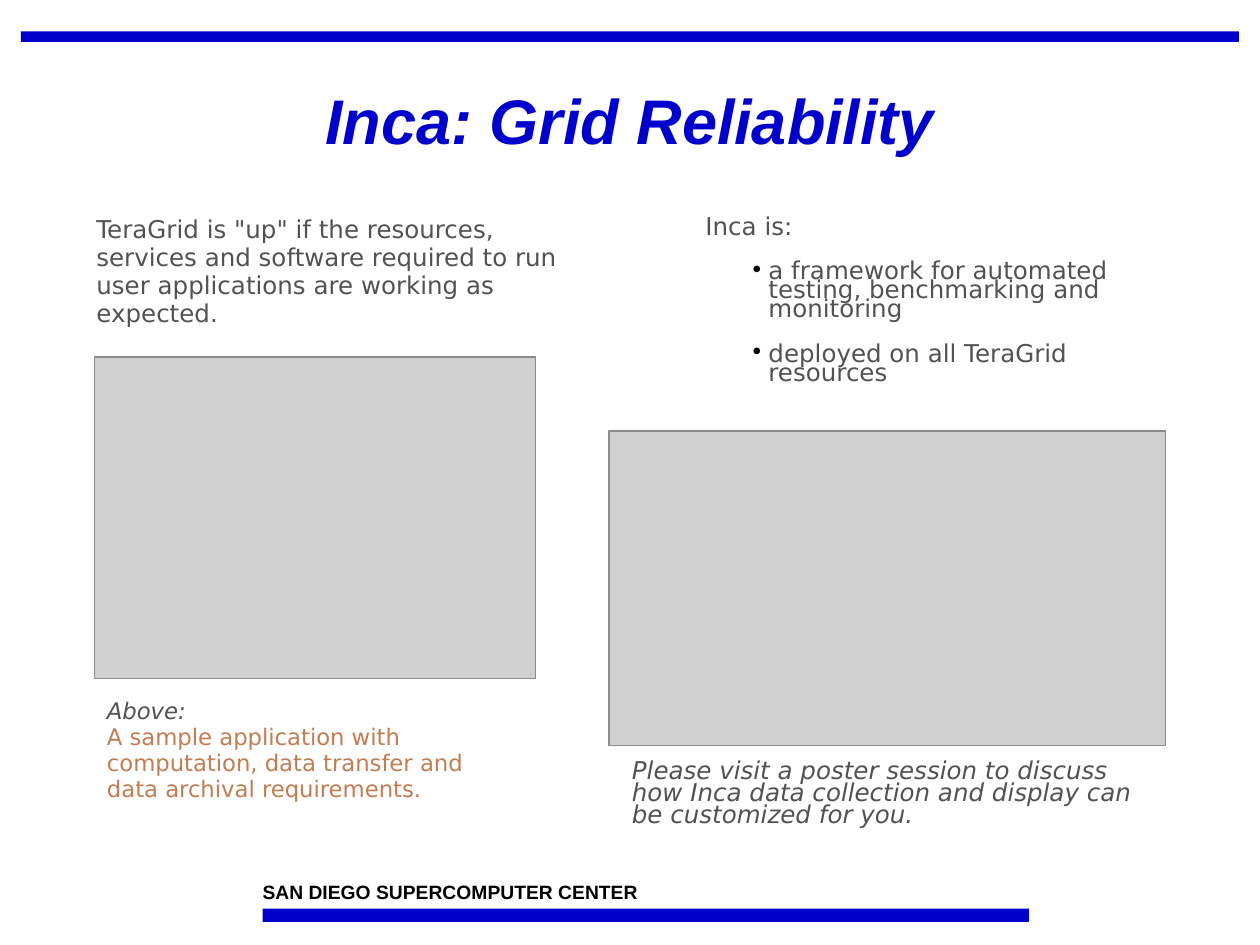
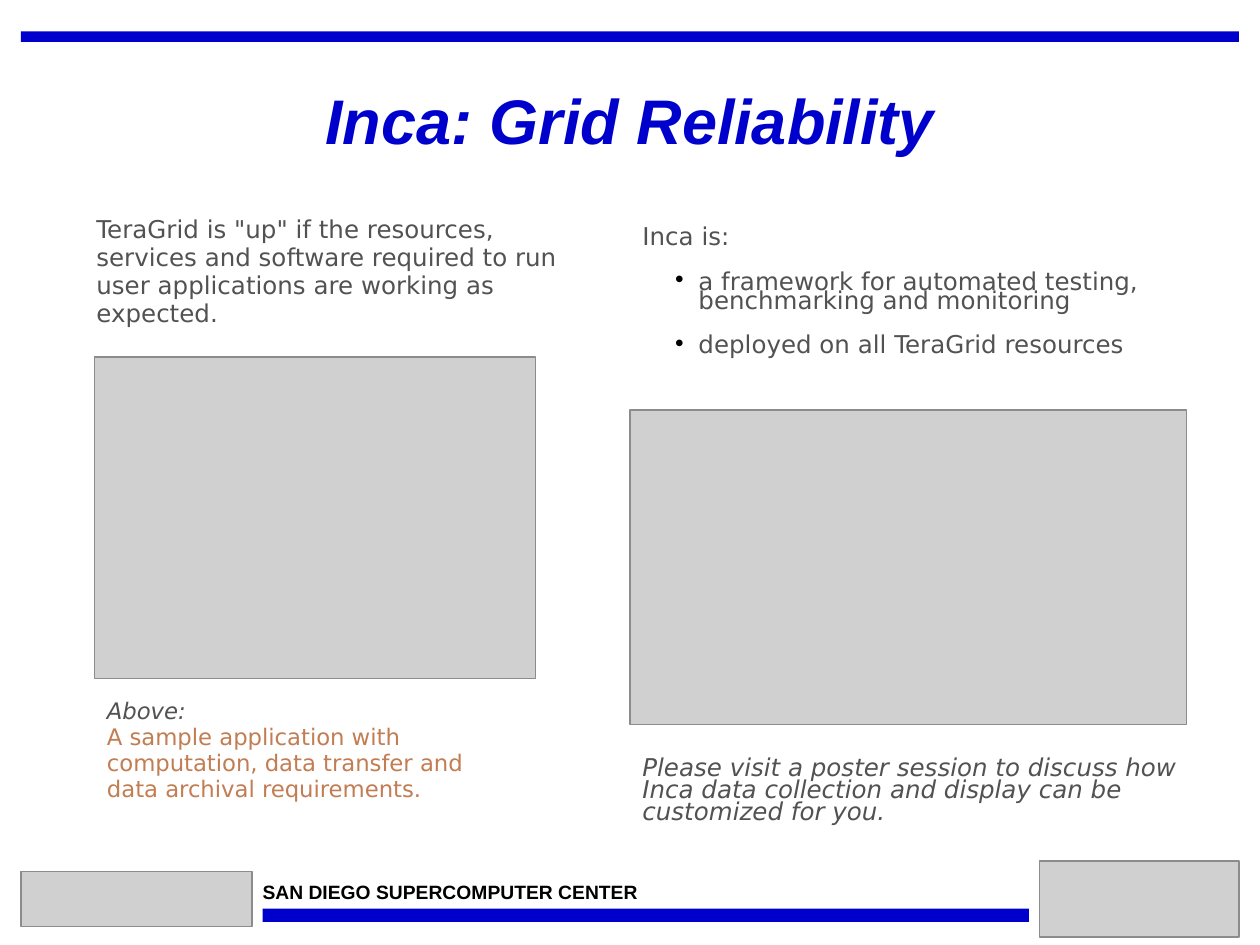
Before and after one commit to IncaProject/inca-xsede, a slide deck: slide 1 of talks/tg06-sergiu.ppt. Drawn at 1260x945 pixels with LibreOffice and Linux fonts; fonts in the diff are those of the drawing; grey boxes stand for pictures; background and template pictures are left out. Boxes give left, top, right and bottom in pixels: in the first picture for what was removed or moved away, otherwise in the second. Text is boxed around its words. In the diff, an @@ line names an element or a change of style, - is before the commit and + after.

Commit message:
left align, move master images to slide

```diff
--- a/talks/tg06-sergiu.ppt
+++ b/talks/tg06-sergiu.ppt
@@ text "Inca is:" moved from (x1=705, y1=216, x2=1107, y2=382) to (x1=642, y1=226, x2=1138, y2=358) @@
@@ text at (x1=698, y1=271, x2=1138, y2=358): indent changed @@
@@ picture moved from (x1=609, y1=431, x2=1166, y2=746) to (x1=630, y1=410, x2=1187, y2=724) @@
@@ text "Please visit a poster session ..." rewrapped from (x1=632, y1=760, x2=1131, y2=828) to (x1=642, y1=757, x2=1176, y2=825) @@
@@ picture added at (x1=1040, y1=861, x2=1239, y2=936) @@
@@ picture added at (x1=21, y1=872, x2=252, y2=927) @@
```
